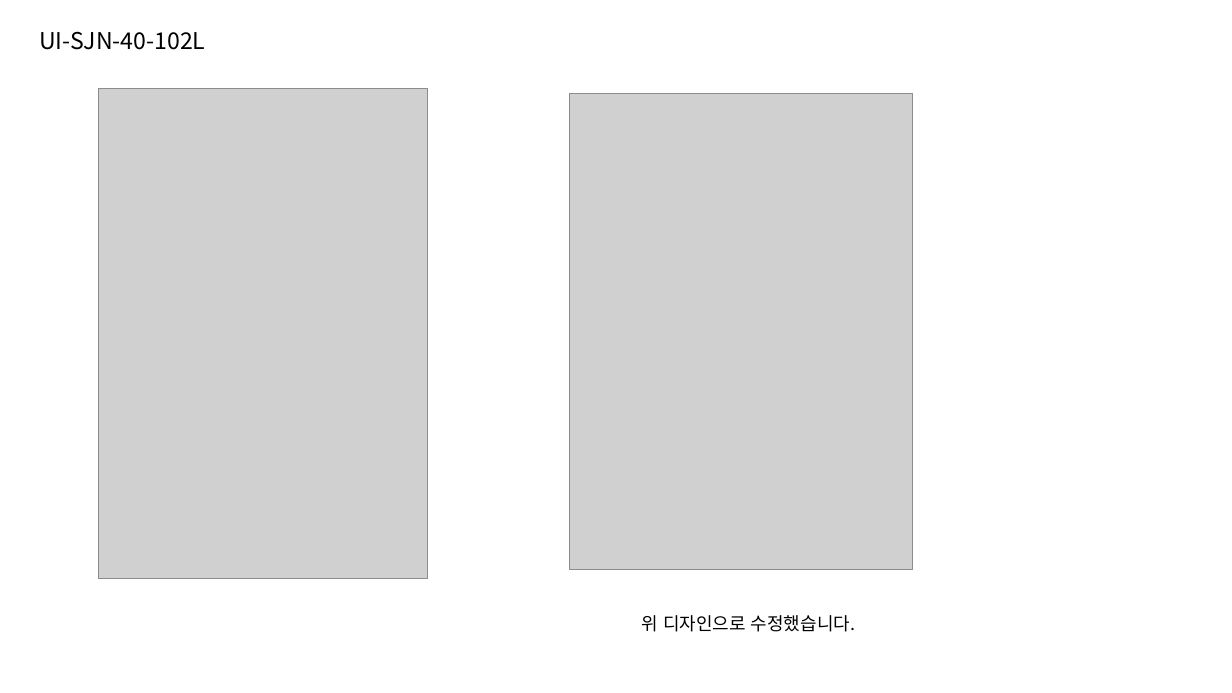
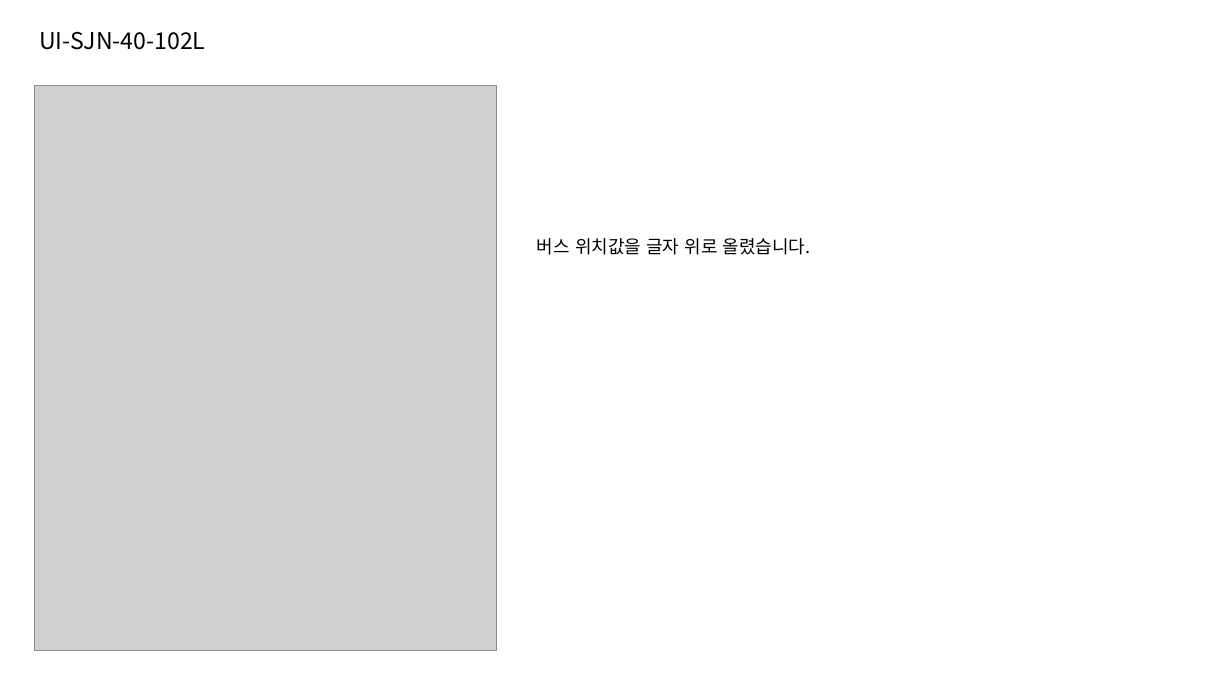
Before and after one commit to jeoungGyy/sejong, a slide deck: slide 4 of ppt/05-24.pptx. Drawn at 1232x693 pixels with LibreOffice and Linux fonts; fonts in the diff are those of the drawing; grey boxes stand for pictures. Boxes give left, top, right and bottom in pixels: in the first picture for what was removed or moved away, otherwise in the second. Text is boxed around its words. In the diff, an @@ line names an element or a change of style, - is before the commit and + after.

Commit message:
UI-SJN-40-102L 수정

```diff
--- a/ppt/05-24.pptx
+++ b/ppt/05-24.pptx
@@ picture: place and size @@
-picture at (99, 89, 428, 579)
+picture at (34, 86, 496, 652)
@@ picture removed at (569, 93, 913, 570) @@
@@ text at (537, 238, 811, 255): text changed @@
-위 디자인으로 수정했습니다.
+버스 위치값을 글자 위로 올렸습니다.
```
Also in this commit, not shown: 2 other files.
